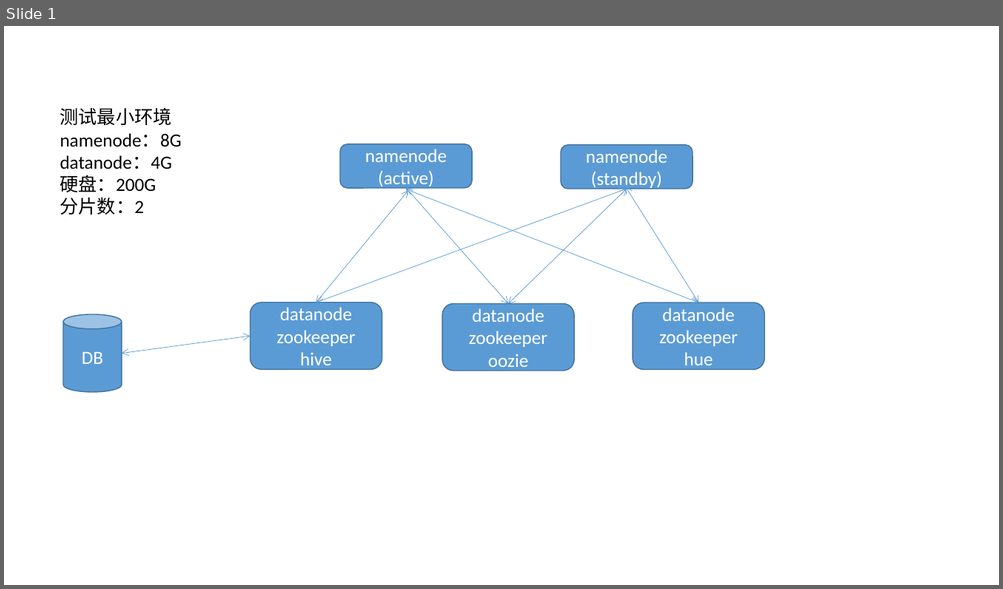
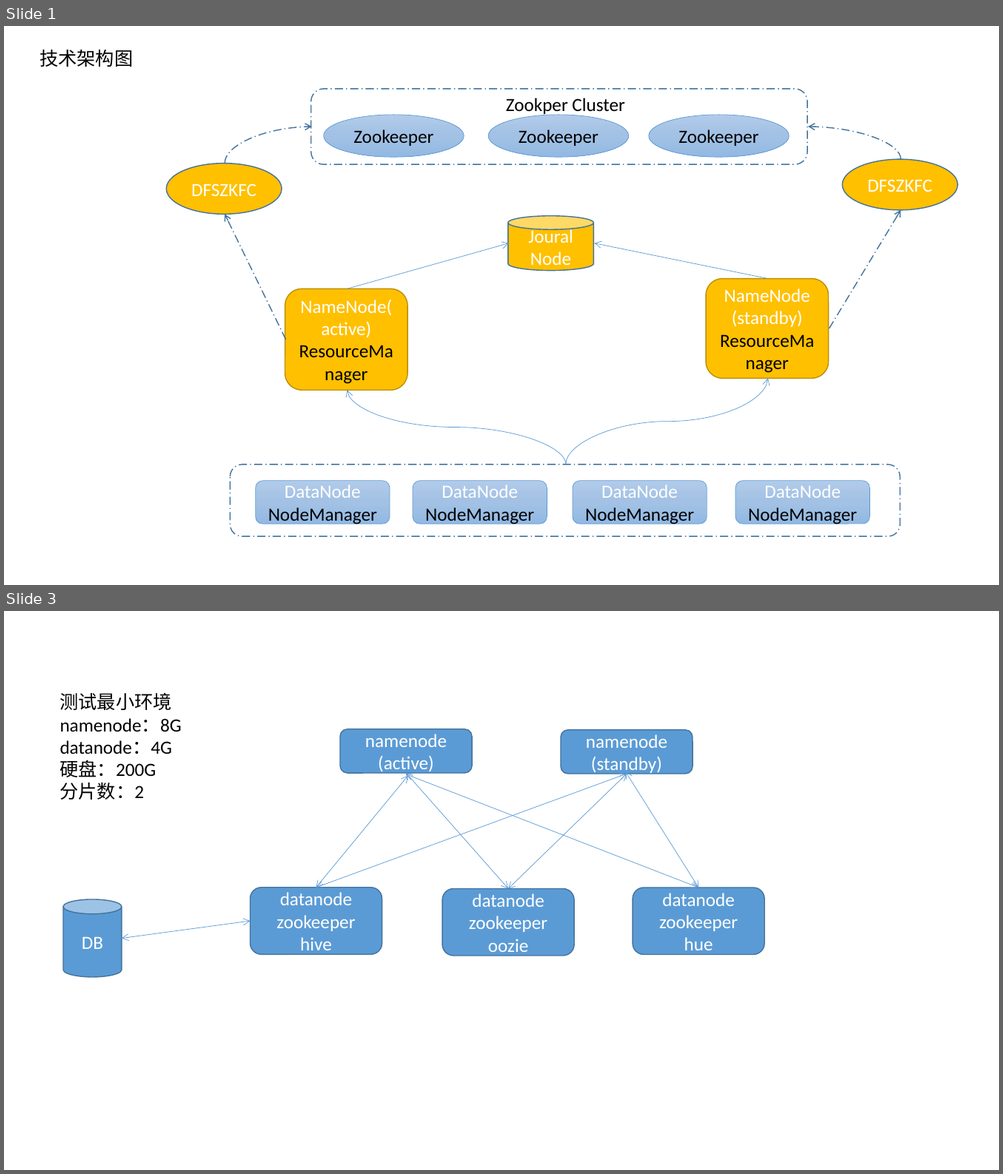
Before and after one commit to rockleeprc/note, a slide deck: ppt/BI.pptx. Shown one above the other, each under a label of ours: slide 1 before the commit, slides 1 and 3 after it; the slides between them are not shown. The pictures are 1003x589 and 1003x1174 pixels, drawn with LibreOffice and Linux fonts; fonts in the diff are those of the drawing. Boxes give left, top, right and bottom in pixels: in the first picture for what was removed or moved away, otherwise in the second. Text is boxed around its words. In the diff, an @@ line names an element or a change of style, - is before the commit and + after.

```diff
--- a/ppt/BI.pptx
+++ b/ppt/BI.pptx
@@ slide 1 added at (x1=4, y1=26, x2=999, y2=585), background #FFFFFF @@
@@ text added at (x1=40, y1=49, x2=133, y2=67), 18 pt, text #000000 @@
+技术架构图
@@ rounded rectangle added at (x1=310, y1=89, x2=807, y2=165), fill #FFFFFF, outline #43739E 1 pt dashed @@
@@ text added at (x1=506, y1=98, x2=624, y2=116), 18 pt, text #000000 @@
+Zookper Cluster
@@ curved arrow added from (225, 164) to (311, 127), #43739E 1 pt dashed @@
@@ ellipse added at (x1=324, y1=115, x2=464, y2=157), fill gradient #B1CBE9 to #A3C1E5 to #93B9E4, outline #5B9BD5 0.5 pt, 18 pt, text #000000 @@
+Zookeeper
@@ ellipse added at (x1=488, y1=115, x2=629, y2=157), fill gradient #B1CBE9 to #A3C1E5 to #93B9E4, outline #5B9BD5 0.5 pt, 18 pt, text #000000 @@
+Zookeeper
@@ ellipse added at (x1=649, y1=115, x2=789, y2=157), fill gradient #B1CBE9 to #A3C1E5 to #93B9E4, outline #5B9BD5 0.5 pt, 18 pt, text #000000 @@
+Zookeeper
@@ curved arrow added from (901, 159) to (808, 127), #43739E 1 pt dashed @@
@@ ellipse added at (x1=166, y1=164, x2=282, y2=214), fill #FFC000, outline #43739E 1 pt, 18 pt, text #FFFFFF @@
+DFSZKFC
@@ ellipse added at (x1=842, y1=159, x2=958, y2=210), fill #FFC000, outline #43739E 1 pt, 18 pt, text #FFFFFF @@
+DFSZKFC
@@ arrow added from (286, 339) to (225, 214), #43739E 1 pt dashed @@
@@ cylinder added at (x1=508, y1=216, x2=594, y2=271), fill #FFC000, outline #43739E 1 pt, 18 pt, text #FFFFFF @@
+Joural
+Node
@@ arrow added from (829, 329) to (901, 210), #43739E 1 pt dashed @@
@@ arrow added from (347, 289) to (509, 243), #5B9BD5 0.5 pt @@
@@ arrow added from (768, 279) to (595, 243), #5B9BD5 0.5 pt @@
@@ rounded rectangle added at (x1=285, y1=289, x2=407, y2=391), fill #FFC000, outline #BD8E00 1 pt, 18 pt, text #FFFFFF @@
+NameNode(active)
+ResourceManager
@@ rounded rectangle added at (x1=706, y1=279, x2=828, y2=379), fill #FFC000, outline #BD8E00 1 pt, 18 pt, text #FFFFFF @@
+NameNode
+(standby)
+ResourceManager
@@ curved arrow added from (566, 465) to (768, 379), #5B9BD5 0.5 pt @@
@@ curved arrow added from (566, 465) to (347, 390), #5B9BD5 0.5 pt @@
@@ rounded rectangle added at (x1=230, y1=465, x2=900, y2=537), fill #FFFFFF, outline #43739E 1 pt dashed @@
@@ rounded rectangle added at (x1=256, y1=481, x2=390, y2=525), fill gradient #B1CBE9 to #A3C1E5 to #93B9E4, outline #5B9BD5 0.5 pt, 18 pt, text #000000 @@
+DataNode
+NodeManager
@@ rounded rectangle added at (x1=413, y1=481, x2=547, y2=525), fill gradient #B1CBE9 to #A3C1E5 to #93B9E4, outline #5B9BD5 0.5 pt, 18 pt, text #000000 @@
+DataNode
+NodeManager
@@ rounded rectangle added at (x1=572, y1=481, x2=707, y2=525), fill gradient #B1CBE9 to #A3C1E5 to #93B9E4, outline #5B9BD5 0.5 pt, 18 pt, text #000000 @@
+DataNode
+NodeManager
@@ rounded rectangle added at (x1=735, y1=481, x2=870, y2=525), fill gradient #B1CBE9 to #A3C1E5 to #93B9E4, outline #5B9BD5 0.5 pt, 18 pt, text #000000 @@
+DataNode
+NodeManager
@@ what was slide 1 is now slide 3 @@
```
Also in this commit, not shown: 1 slide changed, 2 other slides added, 1 other file.
